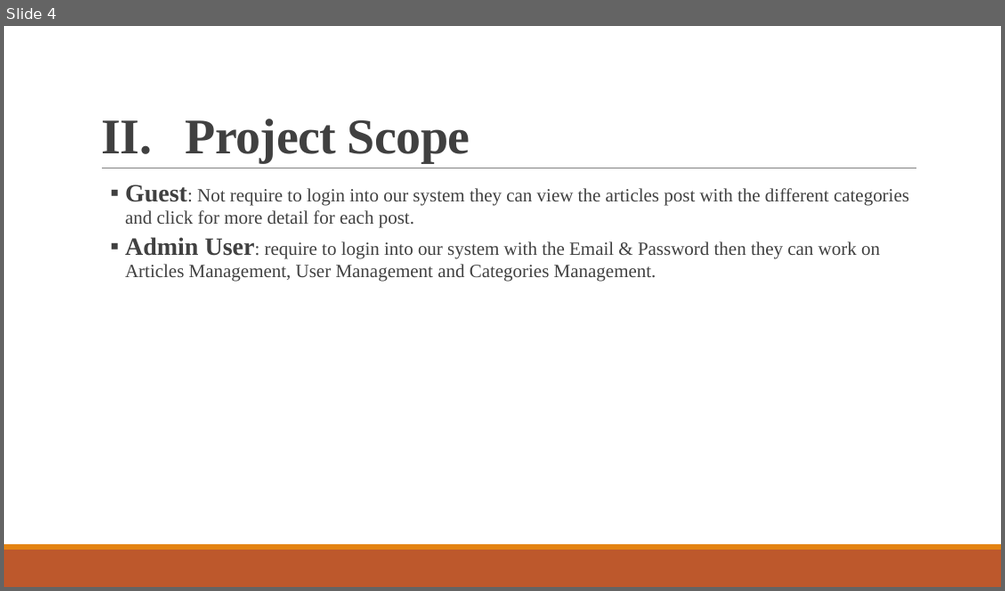
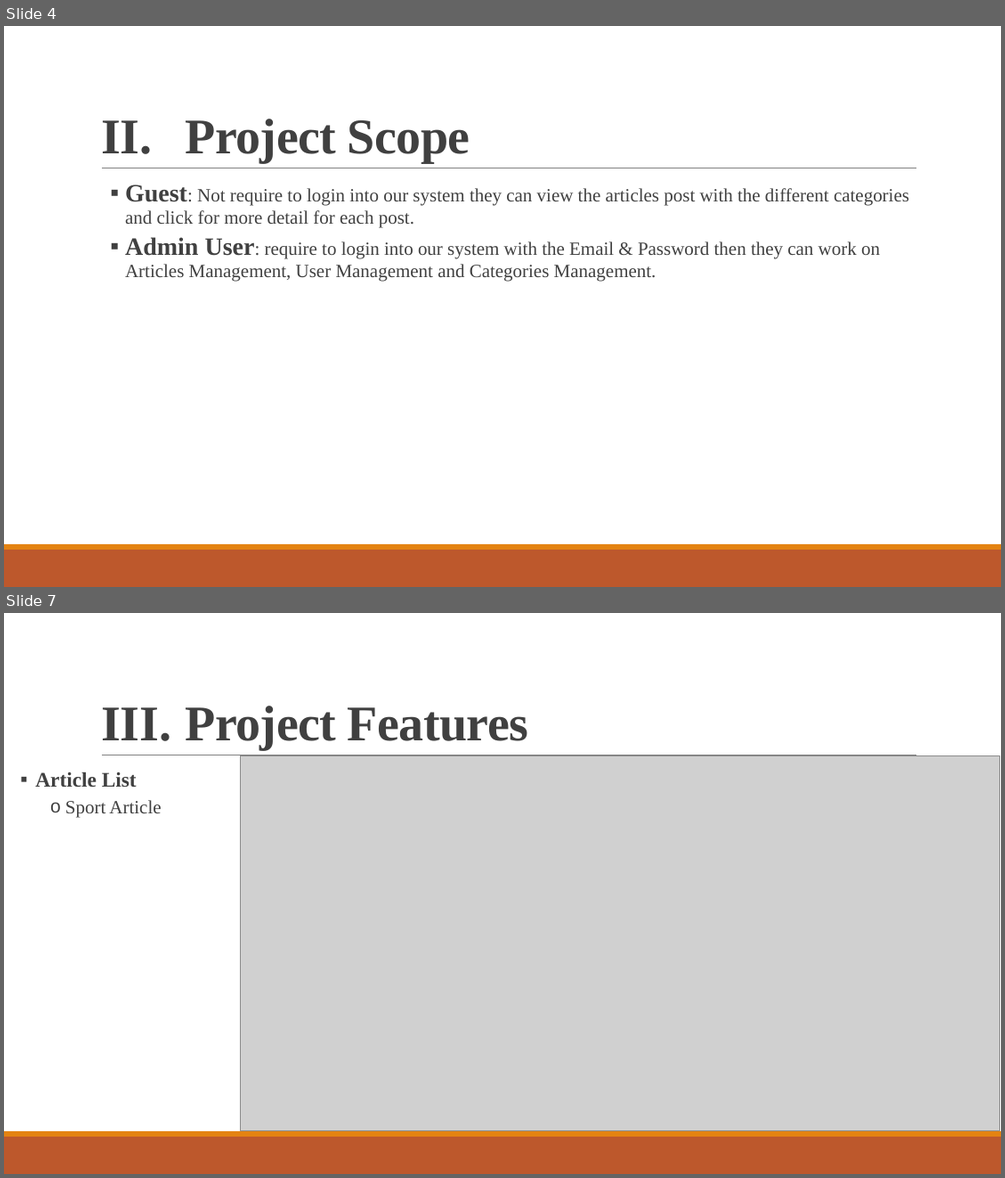
Before and after one commit to devit-chea/mini-project-orm, a slide deck: project documents/Article Post.pptx. Shown one above the other, each under a label of ours: slide 4 before the commit, slides 4 and 7 after it; the slides between them are not shown. The pictures are 1005x591 and 1005x1178 pixels, drawn with LibreOffice and Linux fonts; fonts in the diff are those of the drawing; grey boxes stand for pictures. Boxes give left, top, right and bottom in pixels: in the first picture for what was removed or moved away, otherwise in the second. Text is boxed around its words. In the diff, an @@ line names an element or a change of style, - is before the commit and + after.

```diff
--- a/project documents/Article Post.pptx
+++ b/project documents/Article Post.pptx
@@ slide 7 added at bbox=[4, 613, 1001, 1174], background #FFFFFF; not listed: 3 template elements that a slide beside it also shows @@
@@ title added at bbox=[186, 706, 528, 750], 48 pt, text #404040, bold @@
+III. Project Features
@@ text added at bbox=[35, 772, 161, 818], 18 pt, text #404040 @@
+  ▪ Article List
+      o Sport Article
@@ picture added at bbox=[241, 755, 1000, 1130] @@
```
Also in this commit, not shown: 1 slide changed, 19 other slides added, 5 other files.
